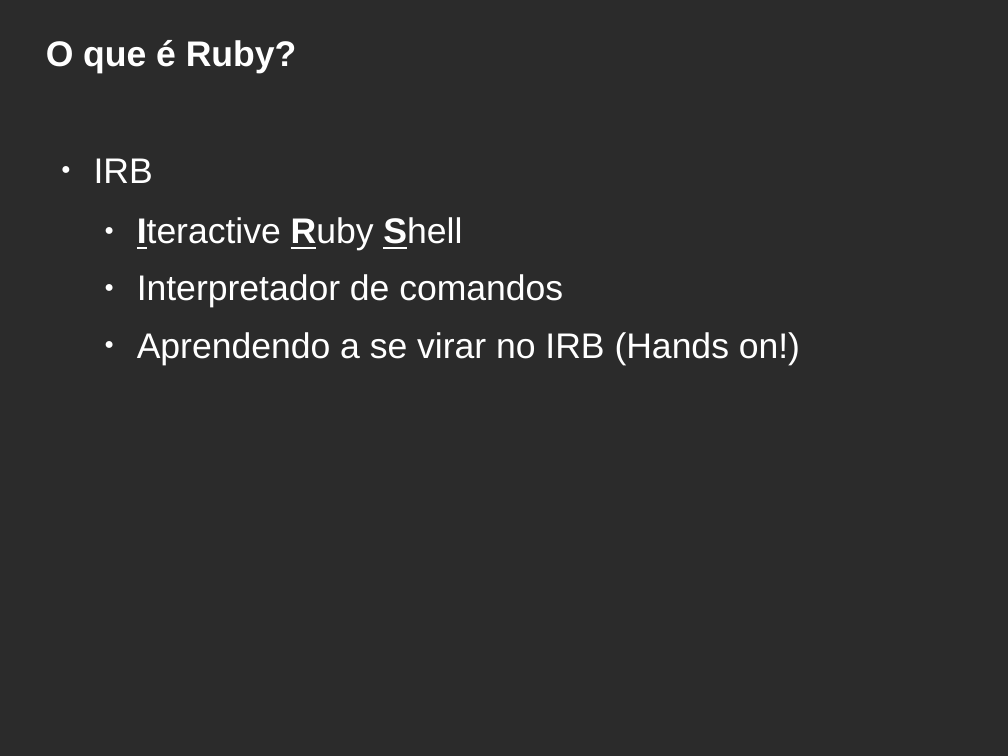
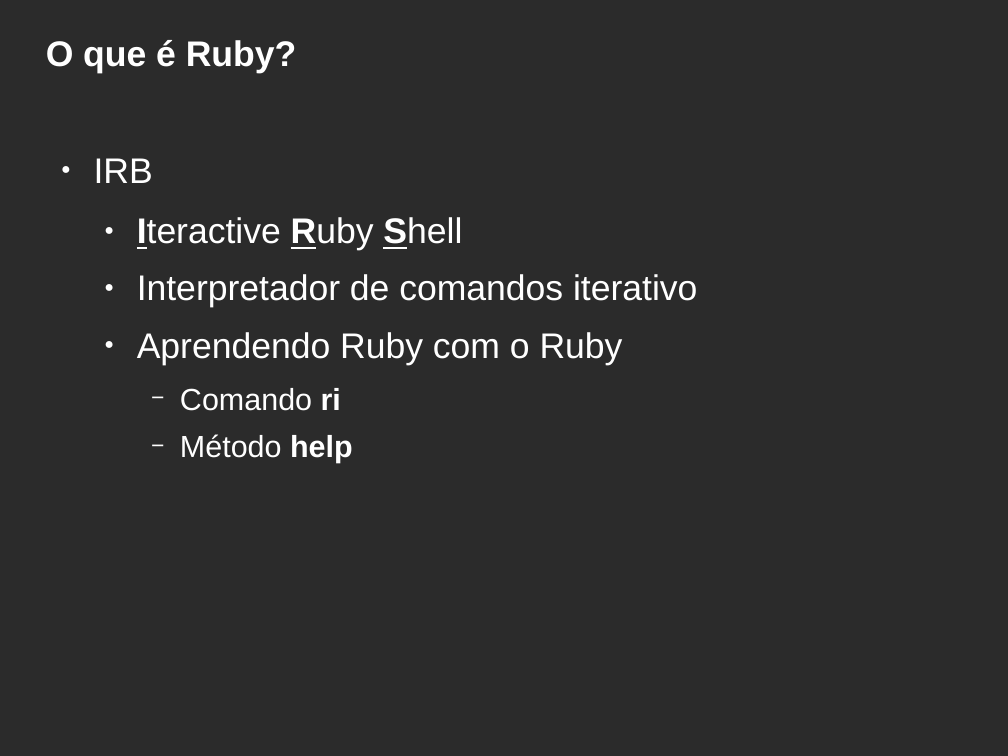
Before and after one commit to hbobenicio/ruby-examples, a slide deck: slide 7 of apresentacao-ruby.odp (slide 6 before the commit). Drawn at 1008x756 pixels with LibreOffice and Linux fonts; fonts in the diff are those of the drawing; background and template pictures are left out; a plain dark background stands for a picture behind light text. Boxes give left, top, right and bottom in pixels: in the first picture for what was removed or moved away, otherwise in the second. Text is boxed around its words. In the diff, an @@ line names an element or a change of style, - is before the commit and + after.

```diff
--- a/apresentacao-ruby.odp
+++ b/apresentacao-ruby.odp
@@ text at <box>137,274,697,463</box>: text changed @@
-  ● Interpretador de comandos
-  ● Aprendendo a se virar no IRB (Hands on!)
+  ● Interpretador de comandos iterativo
+  ● Aprendendo Ruby com o Ruby
+    − Comando ri
+    − Método help
```
Also in this commit, not shown: 8 other slides changed, 2 slides added, 3 other files.
